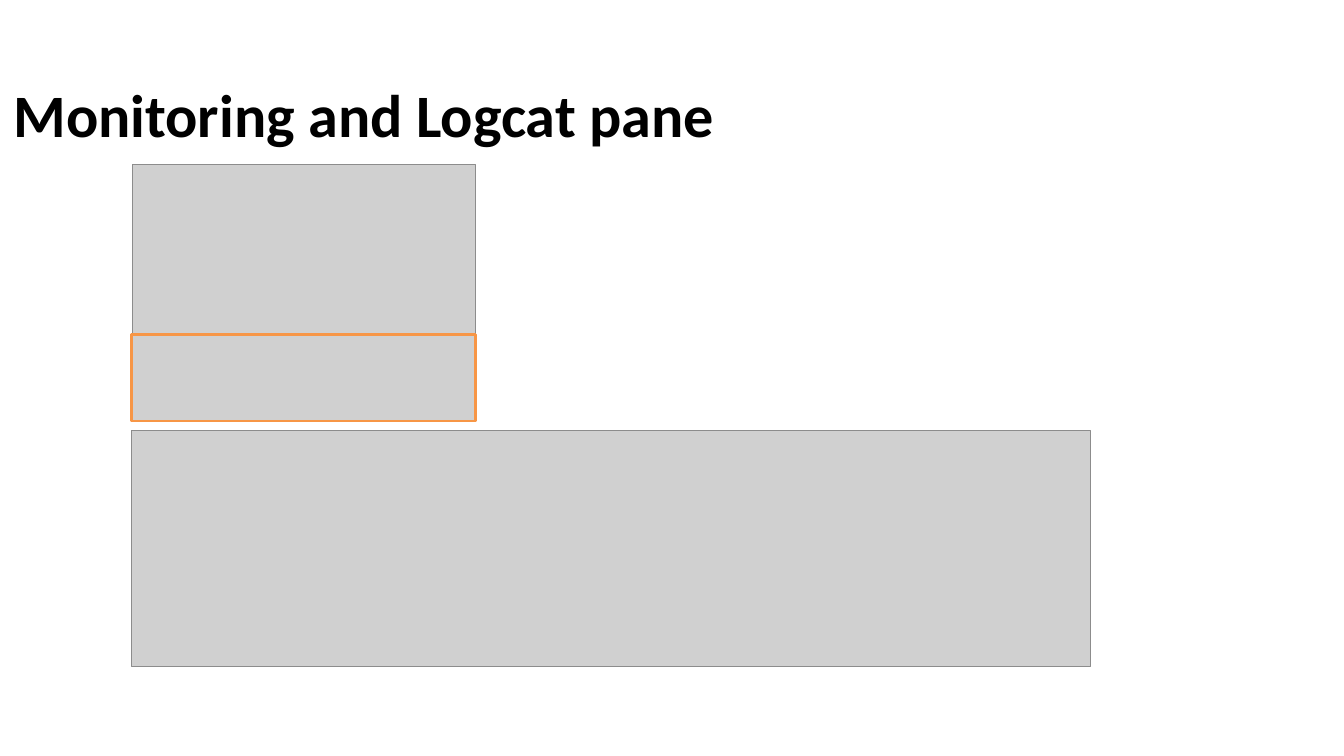
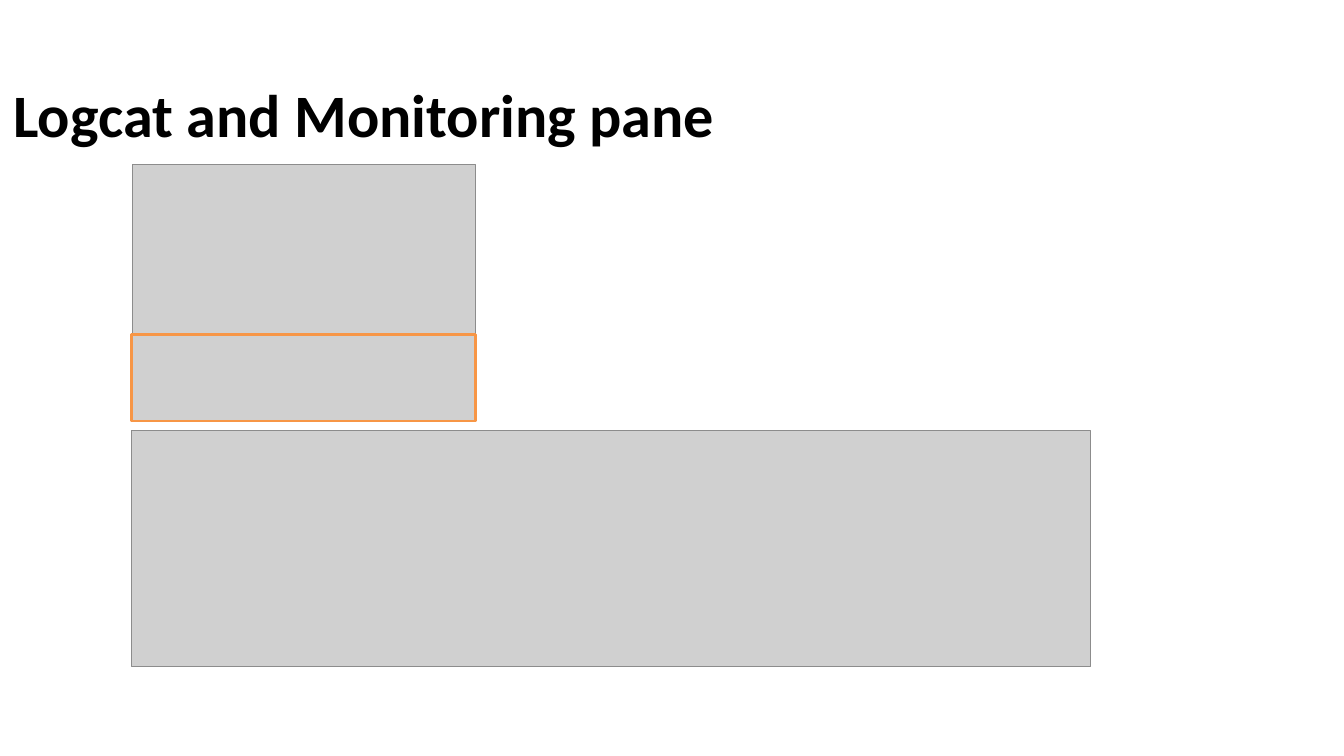
Before and after one commit to Batch-xx/Android-Lunch-Learn, a slide deck: slide 6 of slides/Android Studio_Activities_Fragments.pptx. Drawn at 1344x756 pixels with LibreOffice and Linux fonts; fonts in the diff are those of the drawing; grey boxes stand for pictures; background and template pictures are left out. Boxes give left, top, right and bottom in pixels: in the first picture for what was removed or moved away, otherwise in the second. Text is boxed around its words. In the diff, an @@ line names an element or a change of style, - is before the commit and + after.

```diff
--- a/slides/Android Studio_Activities_Fragments.pptx
+++ b/slides/Android Studio_Activities_Fragments.pptx
@@ title at bbox=[13, 94, 714, 148]: text changed @@
-Monitoring and Logcat pane
+Logcat and Monitoring pane
```
Also in this commit, not shown: 8 other slides changed, 19 slides added, 4 slides removed, 1 other file.
